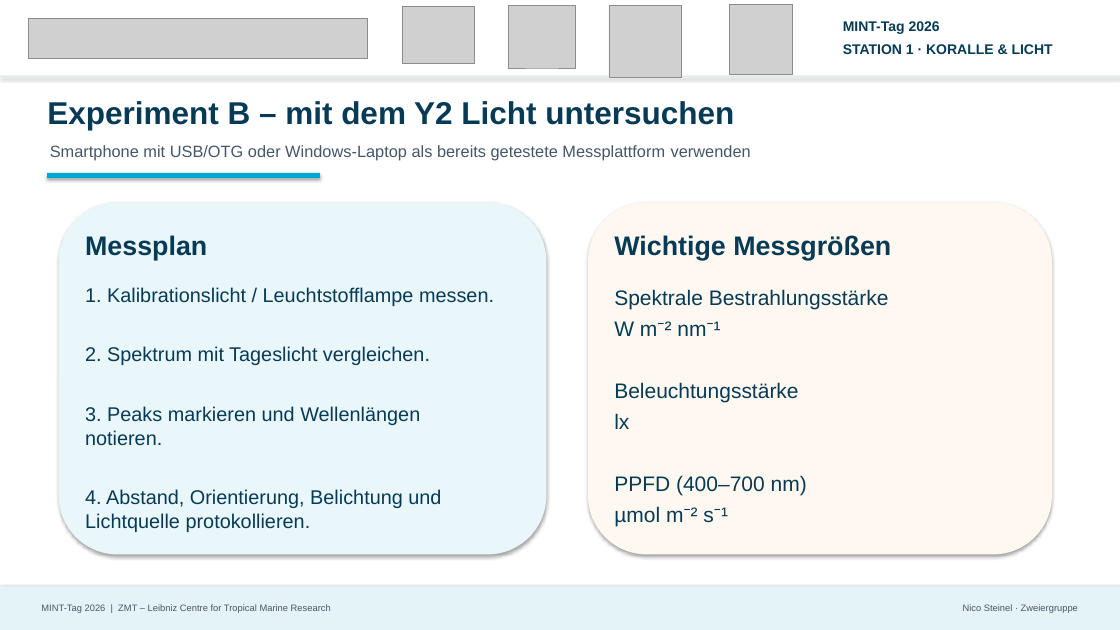
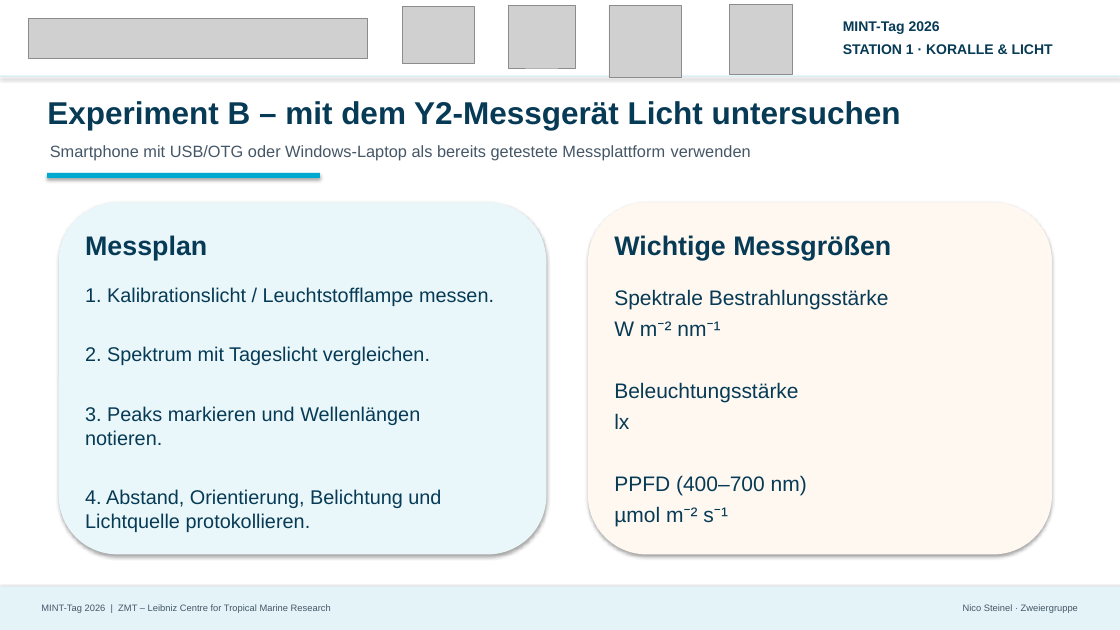
Before and after one commit to matthiasbirkich/MINT-Tag-2026, a slide deck: slide 6 of Station 1 - Korallengesundheit/MINT_2026_Station1_Koralle_Licht_ZMT.pptx. Drawn at 1120x630 pixels with LibreOffice and Linux fonts; fonts in the diff are those of the drawing; grey boxes stand for pictures. Boxes give left, top, right and bottom in pixels: in the first picture for what was removed or moved away, otherwise in the second. Text is boxed around its words. In the diff, an @@ line names an element or a change of style, - is before the commit and + after.

```diff
--- a/Station 1 - Korallengesundheit/MINT_2026_Station1_Koralle_Licht_ZMT.pptx
+++ b/Station 1 - Korallengesundheit/MINT_2026_Station1_Koralle_Licht_ZMT.pptx
@@ text at (x1=47, y1=101, x2=901, y2=130): text changed @@
-Experiment B – mit dem Y2 Licht untersuchen
+Experiment B – mit dem Y2-Messgerät Licht untersuchen
```
Also in this commit, not shown: 2 other slides changed.
